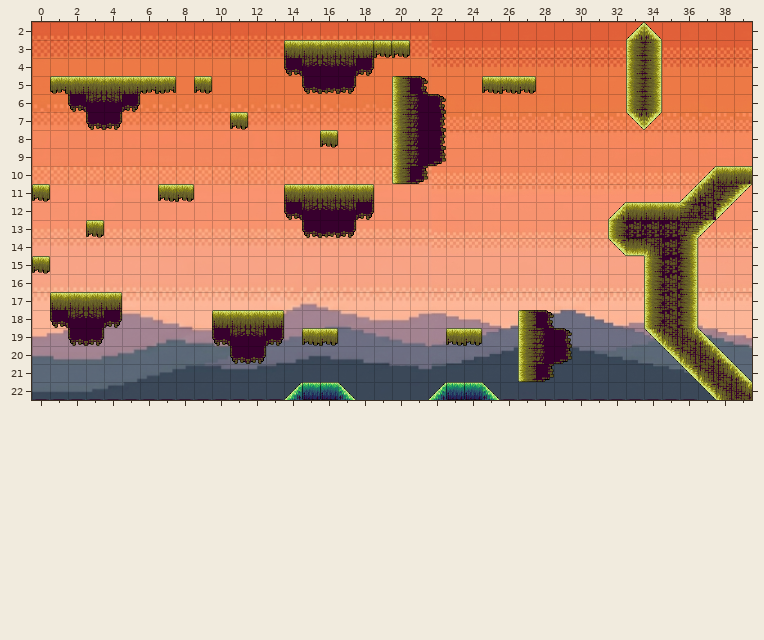
An edit to a level. Tiled map, assets/Niveles/1-2.tmx. The picture above was drawn from the file before the commit.
Cells are 32x32 px. Shown: x 0..39, y 2..22.
Now the later version:
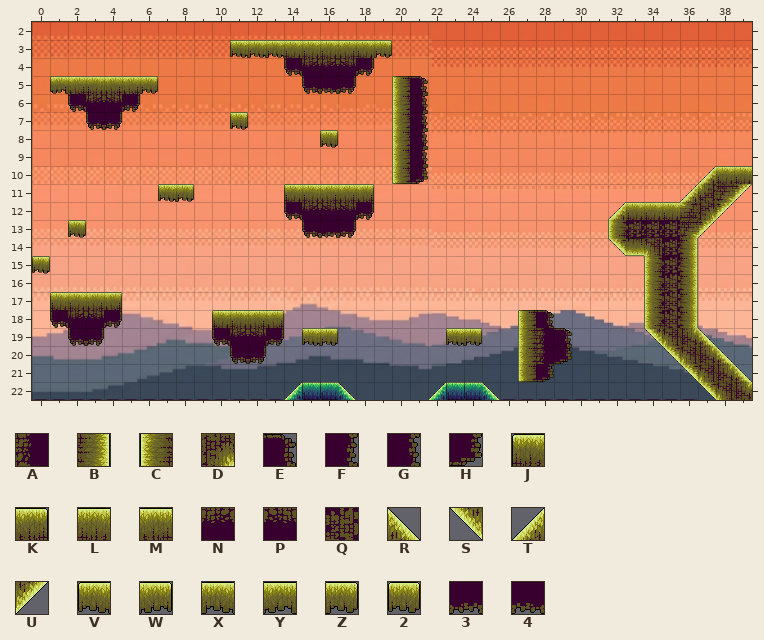
Key: from "Tileset_Cielo_girado": A 14 flipped left-right "Platform", B 15 "Platform", C 15 turned 180 "Platform", D 51 turned 90 "Platform", E 59 flipped left-right "Platform", F 67 flipped left-right "Platform", G 67 turned 180 "Platform", H 75 flipped left-right "Platform"; from "Tileset_cielo": J 0, K 0 flipped left-right, L 1, M 1 flipped left-right, N 13, P 13 flipped left-right, Q 36, R 41, S 41 turned 180, T 42, U 42 turned 180, V 48, W 48 flipped left-right, X 49, Y 49 flipped left-right, Z 50, 2 51, 3 56, 4 56 flipped left-right.
_ is an empty cell.
The exact change:
Layer "Platforms":
There is now tile 2 in row 13 at x 2.
The edit turns tile 3 into tile 4 in row 5 at x 16.
The edit turns tile Q into tile D in row 12 at x 37.
The edit turns tile A into tile G in rows 6 to 9 at x 21.
The edit turns tile J into tile L in row 3 at x 14.
The edit turns tile K into tile L in row 3 at x 18.
The edit turns tile M into tile L in row 3 at x 16.
The edit turns tile P into tile N in row 4 at x 16.
There is now tile V in row 3 at x 11.
There is now tile X in row 3 at x 12 to 13.
The edit turns tile Y into tile Z in row 5 at x 6.
The edit erases tile 2 in row 5 at x 9; in row 11 at x 0; in row 13 at x 3.
The edit erases tile B in rows 3 to 6 at x 34.
The edit erases tile C in rows 3 to 6 at x 33.
The edit erases tile E in row 6 at x 22.
The edit erases tile F in rows 7 to 8 at x 22.
The edit erases tile H in row 9 at x 22.
The edit erases tile R in row 2 at x 34.
The edit erases tile S in row 7 at x 33.
The edit erases tile T in row 2 at x 33.
The edit erases tile U in row 7 at x 34.
The edit erases tile V in row 5 at x 25.
The edit erases tile W in row 5 at x 7.
The edit erases tile X in row 5 at x 26.
The edit erases tile Z in row 3 at x 20; in row 5 at x 27.
